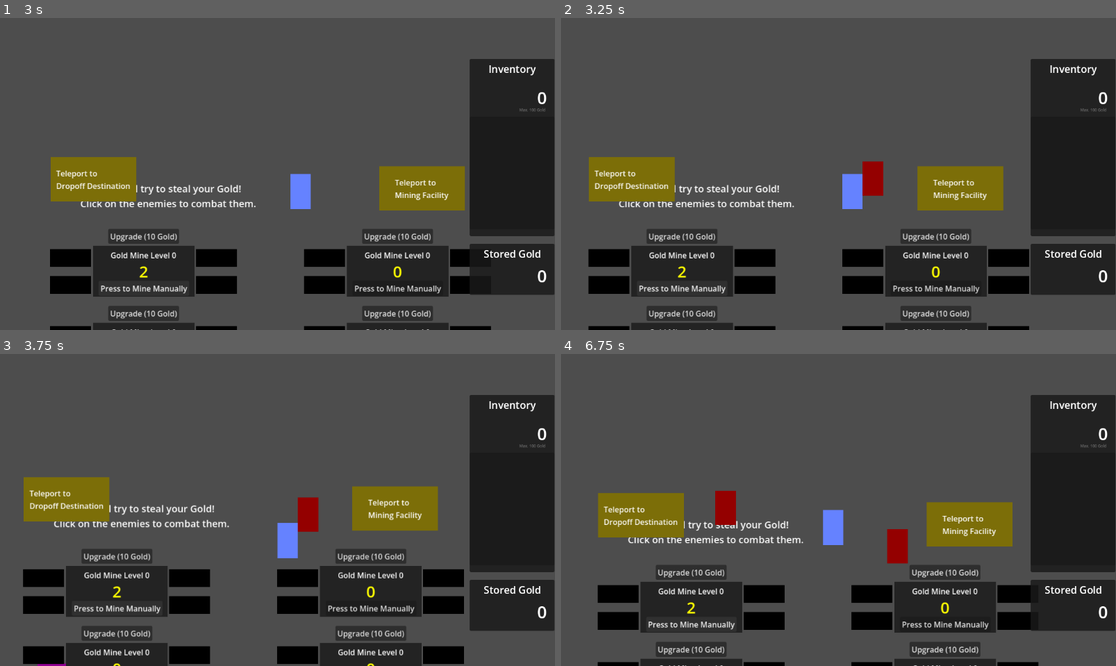
Above: before the commit, frames 1-4 (two rows, left to right).
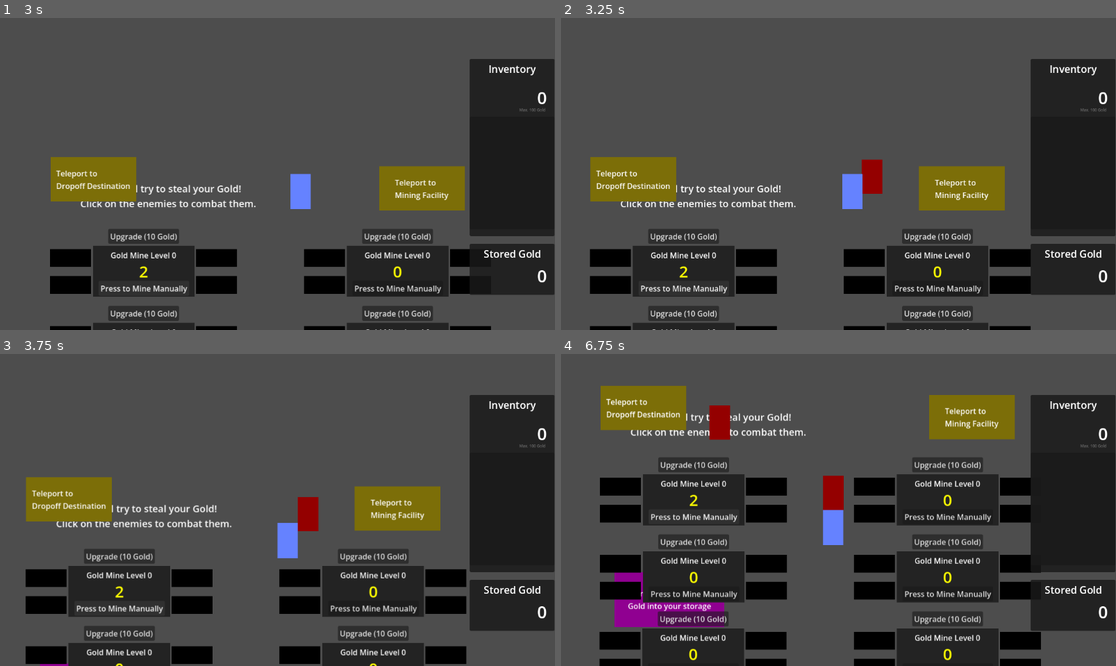
Above: after the commit, the same moments.

Repository: matrndev/gold-game
Game: Godot game, scene res://scenes/dropoff_maze.tscn
The game is run twice, just before and just after one commit, with the same random seed, the same clock (stepped at 60 frames per second) and the same inputs. This scene is started directly instead of the project's main scene.
Inputs:
- Up to frame 1 (3 s): click "Upgrade (10 Gold)" at 0.5 s; click "OK" at 1.25 s; click "Press to Mine Manually" at 2 s; tap Enter at 2.75 s; hold D (move_right) from 2.78 s (still down)
- Up to frame 2 (3.25 s): keep holding D (move_right)
- Up to frame 3 (3.75 s): release D (move_right) at 3.53 s; hold S (move_down) from 3.53 s (still down)
- Up to frame 4 (6.75 s): release S (move_down) at 4.28 s; hold D (move_right) 4.28-5.03 s; hold W (move_up) 5.03-5.78 s; hold A (move_left) from 5.78 s (still down)

Frame 1 is identical in both runs. In frame 2, 3.7% of the frame differs, in the area x 4-85%, y 44-100%; in frame 3, 4.6%; in frame 4, 34%, in the area x 6-87%, y 10-100%.

Commit message:
edit area of dropoff scene

Diff:
--- a/scenes/dropoff_maze.tscn
+++ b/scenes/dropoff_maze.tscn
@@ -6,9 +6,9 @@
 [ext_resource type="PackedScene" uid="uid://ceicr8kws2df6" path="res://scenes/teleport.tscn" id="4_rks7g"]
 
 [sub_resource type="NavigationPolygon" id="NavigationPolygon_ari78"]
-vertices = PackedVector2Array(527.3828, 891, 296.0078, 663.72656, 289.14844, 126.84375, 971, 241.45313, 971, 346.65625, 917.90625, 916.96875, 1432.6875, 225.75, 1531.4766, 866.89844, 1252.5313, 346.53125, 319.6328, 889.0625, 276.32813, 787.71875, 1153.1484, 353.0078, 1280.7813, 254.6875)
-polygons = Array[PackedInt32Array]([PackedInt32Array(0, 1, 2, 3, 4, 5), PackedInt32Array(6, 7, 5, 8), PackedInt32Array(0, 9, 10, 1), PackedInt32Array(5, 4, 11), PackedInt32Array(5, 11, 8), PackedInt32Array(6, 8, 12)])
-outlines = Array[PackedVector2Array]([PackedVector2Array(279, 115, 981, 233, 981, 337, 1153, 343, 1245, 337, 1273, 246, 1441, 214, 1543, 876, 918, 927, 527, 901, 313, 899, 266, 789, 286, 663)])
+vertices = PackedVector2Array(1255.2422, 346.35156, 1250.25, 147.04688, 1579.7578, 148.9375, 1561.2188, 951.1328, 915.8281, 959.97656, 1153.1484, 353.0078, 971.3594, 346.67188, 527.39844, 890.90625, 264.96875, 674.96875, 288.54688, 125.53906, 964.35156, 162.49219, 287.60938, 914.2969, 245.28125, 803.8906)
+polygons = Array[PackedInt32Array]([PackedInt32Array(0, 1, 2, 3), PackedInt32Array(0, 3, 4, 5), PackedInt32Array(6, 5, 4, 7, 8), PackedInt32Array(8, 9, 10, 6), PackedInt32Array(8, 7, 11, 12)])
+outlines = Array[PackedVector2Array]([PackedVector2Array(279, 115, 974, 153, 981, 337, 1153, 343, 1245, 337, 1240, 137, 1590, 139, 1571, 961, 915, 970, 527, 901, 281, 925, 235, 805, 255, 674)])
 
 [node name="DropoffMaze" type="Node2D" unique_id=226396710]
 script = ExtResource("1_5cneu")
--- a/scripts/scene_manager.gd
+++ b/scripts/scene_manager.gd
@@ -21,8 +21,8 @@
 		area.set_deferred("monitoring", active)
 		area.set_deferred("monitorable", active)
 
-	for area in mining_facility_scene.find_children("WorldBoundary*", "CollisionShape2D", true, false): # make boundaries disabled
-		area.set_deferred("disabled", !active)
+	#for area in mining_facility_scene.find_children("WorldBoundary*", "CollisionShape2D", true, false): # make boundaries disabled
+		#area.set_deferred("disabled", !active)
 
 	# retain the player from the mining scene, but hide everything else
 	for child in mining_facility_scene.get_children():
